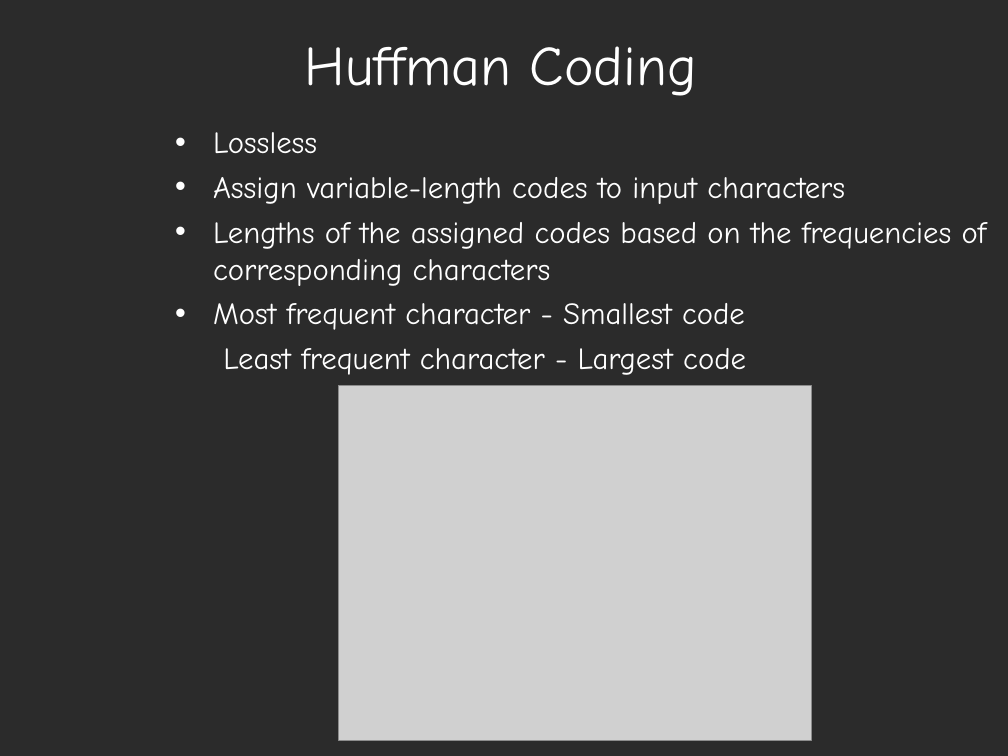
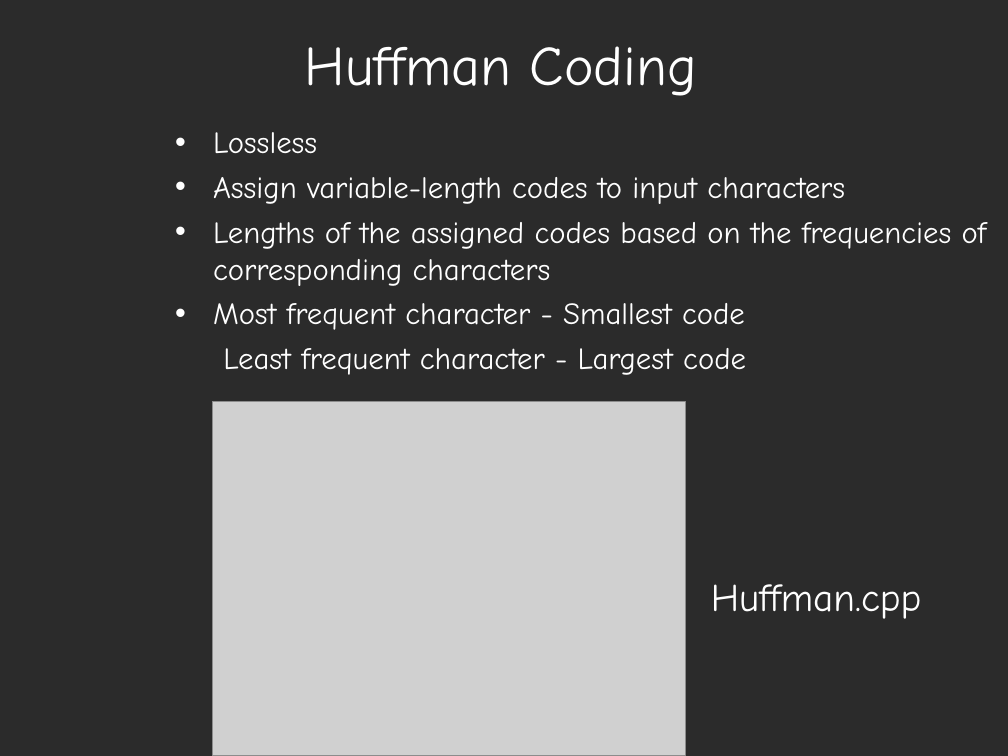
Before and after one commit to arushi-jain-27/LZW_Compression, a slide deck: slide 27 of LZW Presentation.ppt (slide 16 before the commit). Drawn at 1008x756 pixels with LibreOffice and Linux fonts; fonts in the diff are those of the drawing; grey boxes stand for pictures; background and template pictures are left out; a plain dark background stands for a picture behind light text. Boxes give left, top, right and bottom in pixels: in the first picture for what was removed or moved away, otherwise in the second. Text is boxed around its words. In the diff, an @@ line names an element or a change of style, - is before the commit and + after.

```diff
--- a/LZW Presentation.ppt
+++ b/LZW Presentation.ppt
@@ picture: place and size @@
-picture at [339,386,811,741]
+picture at [213,401,685,756]
@@ text added at [711,584,922,619], 28 pt, text #FFFFFF @@
+Huffman.cpp
```
Also in this commit, not shown: 4 other slides changed, 11 slides added.
